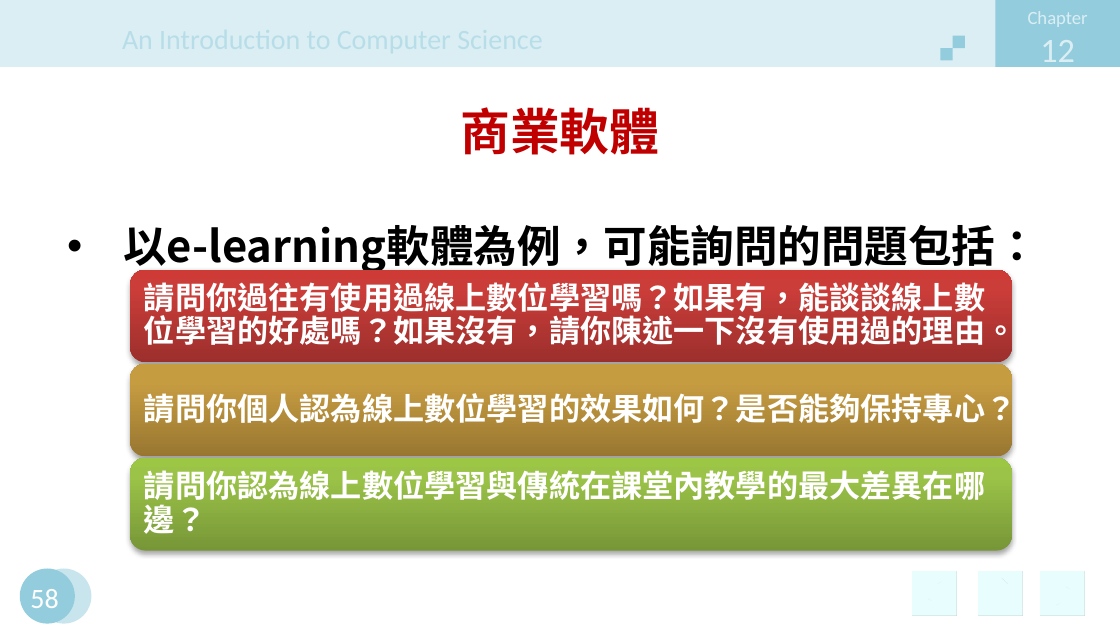
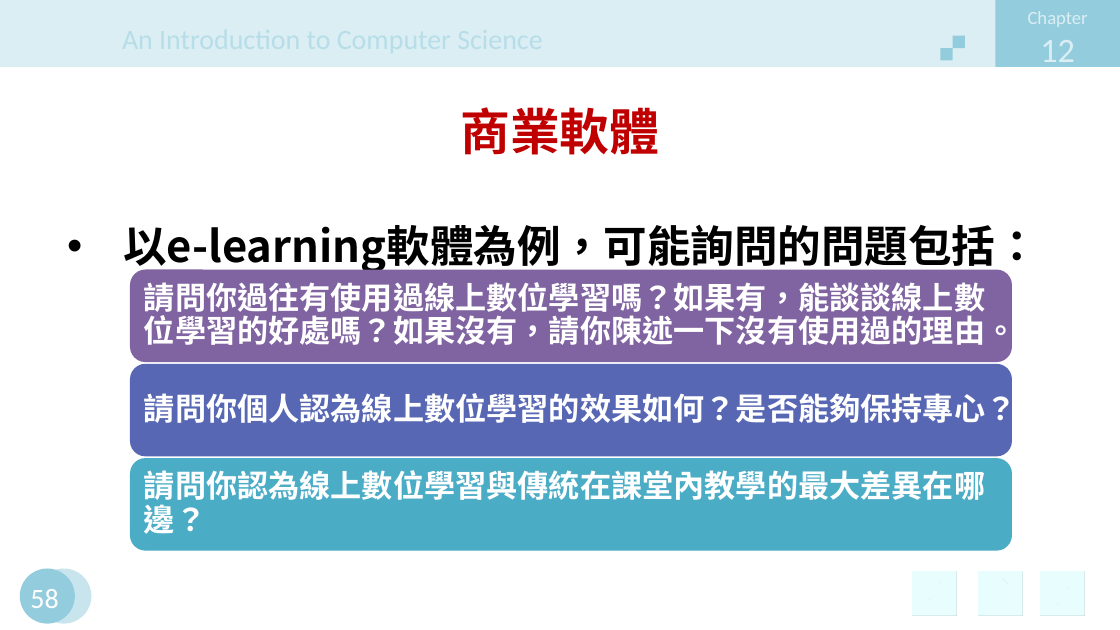
Before and after one commit to jiaweichang/biography, a slide deck: slide 58 of slides/11402/Introduction to Computer/CH12.pptx. Drawn at 1120x630 pixels with LibreOffice and Linux fonts; fonts in the diff are those of the drawing; background and template pictures are left out. Boxes give left, top, right and bottom in pixels: in the first picture for what was removed or moved away, otherwise in the second. Text is boxed around its words. In the diff, an @@ line names an element or a change of style, - is before the commit and + after.

```diff
--- a/slides/11402/Introduction to Computer/CH12.pptx
+++ b/slides/11402/Introduction to Computer/CH12.pptx
@@ rounded rectangle at (130,270,1011,363): fill gradient #9C2F2D to #CB3E3A to #CE3B37 to #8064A2; shadow off @@
@@ rounded rectangle at (130,364,1011,457): fill gradient #997832 to #C79C41 to #CB9D3F to #5767B4; shadow off @@
@@ rounded rectangle at (130,458,1011,551): fill gradient #779737 to #9BC348 to #9DC746 to #4BACC6; shadow off @@
```
Also in this commit, not shown: 14 other slides changed, 7 other files.
